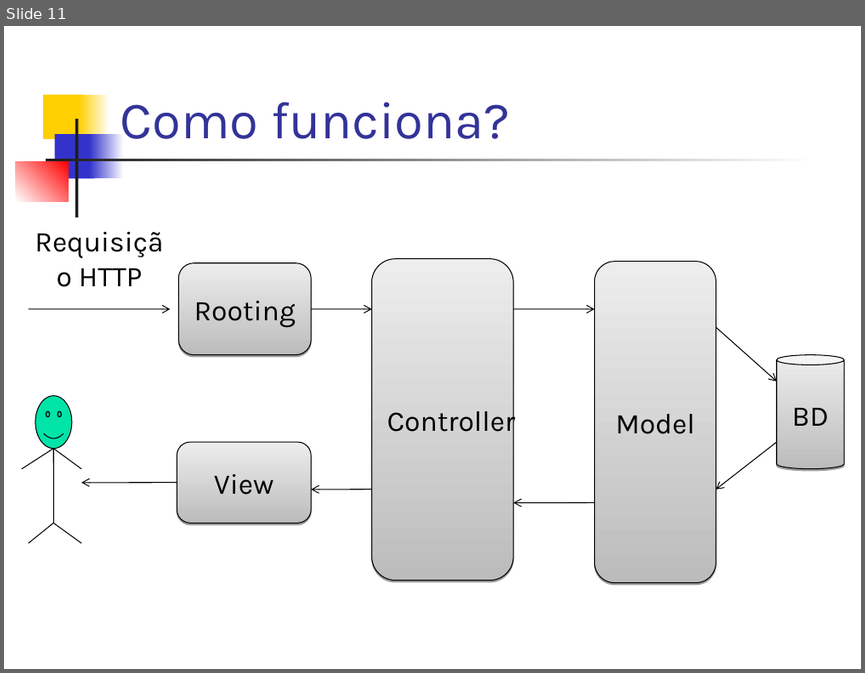
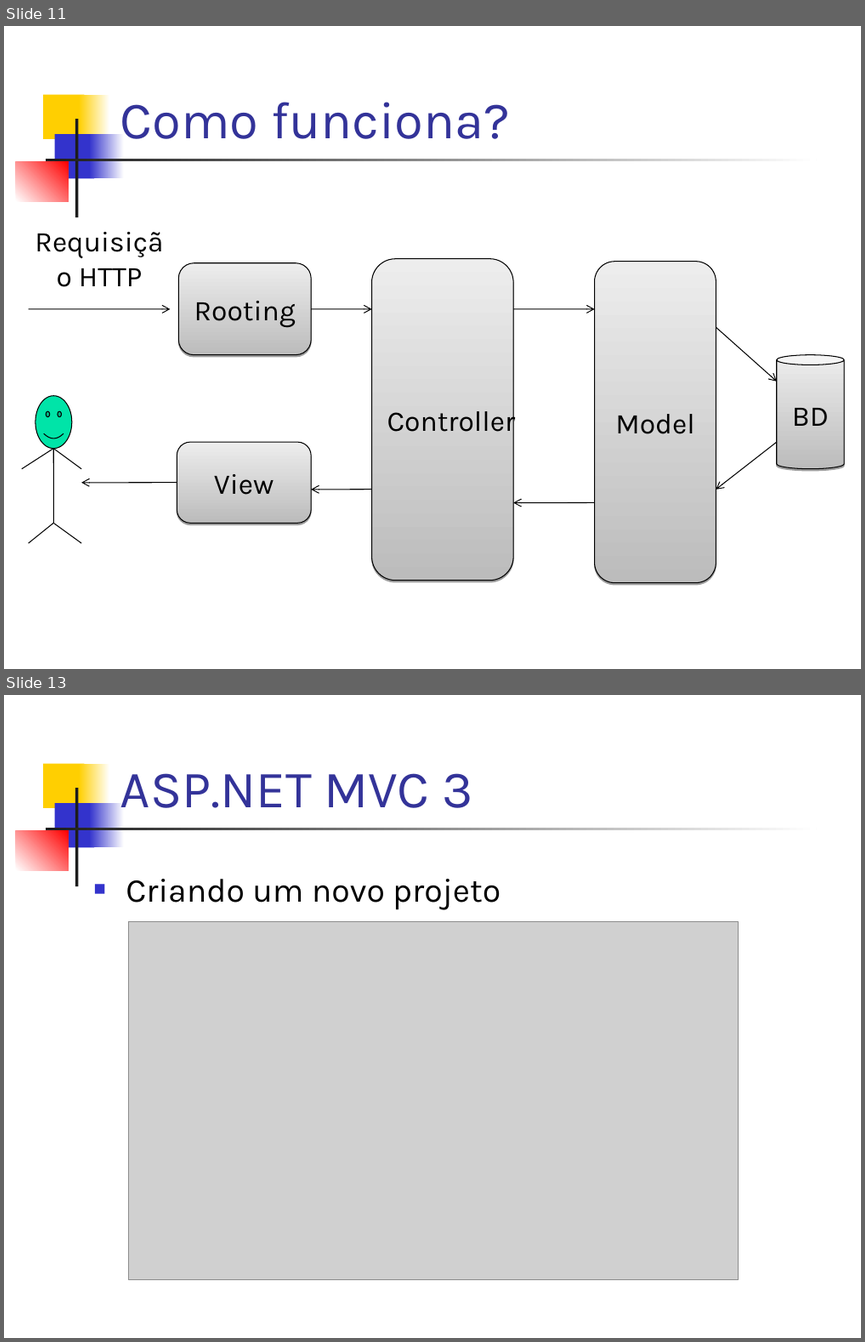
Before and after one commit to dssika/mini-curso-asp-net-mvc3, a slide deck: Slide/Mini Curso.ppt. Shown one above the other, each under a label of ours: slide 11 before the commit, slides 11 and 13 after it; the slides between them are not shown. The pictures are 865x673 and 865x1342 pixels, drawn with LibreOffice and Linux fonts; fonts in the diff are those of the drawing; grey boxes stand for pictures. Boxes give left, top, right and bottom in pixels: in the first picture for what was removed or moved away, otherwise in the second. Text is boxed around its words. In the diff, an @@ line names an element or a change of style, - is before the commit and + after.

```diff
--- a/Slide/Mini Curso.ppt
+++ b/Slide/Mini Curso.ppt
@@ slide 13 added at (x1=4, y1=695, x2=861, y2=1338), background #FFFFFF; not listed: 7 template elements that a slide beside it also shows @@
@@ title added at (x1=120, y1=773, x2=472, y2=808), 44 pt, text #333399 @@
+ASP.NET MVC 3
@@ text added at (x1=126, y1=879, x2=500, y2=910), 28 pt, text #000000 @@
+■ Criando um novo projeto
@@ picture added at (x1=129, y1=922, x2=738, y2=1279) @@
```
Also in this commit, not shown: 8 slides changed, 14 other slides added.
